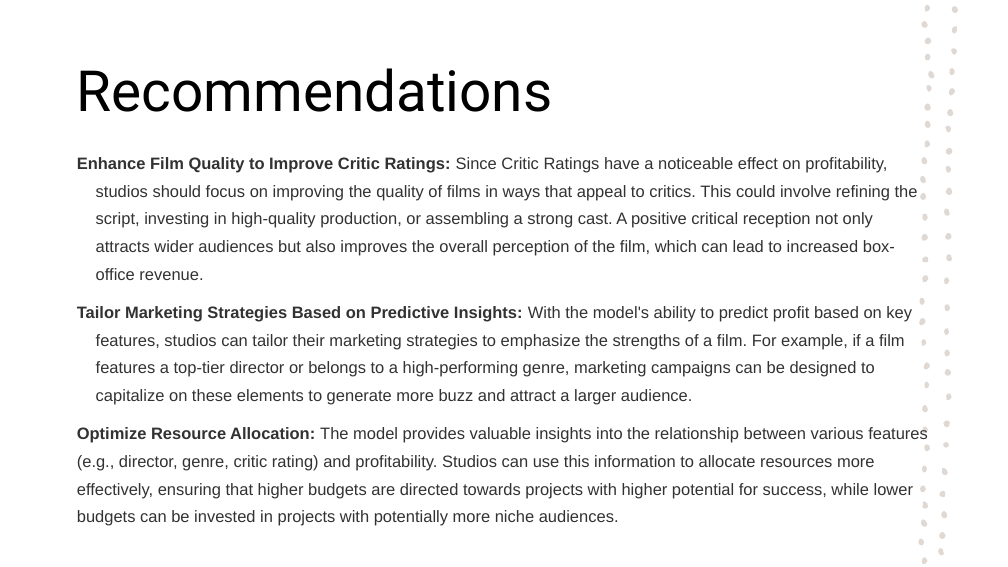
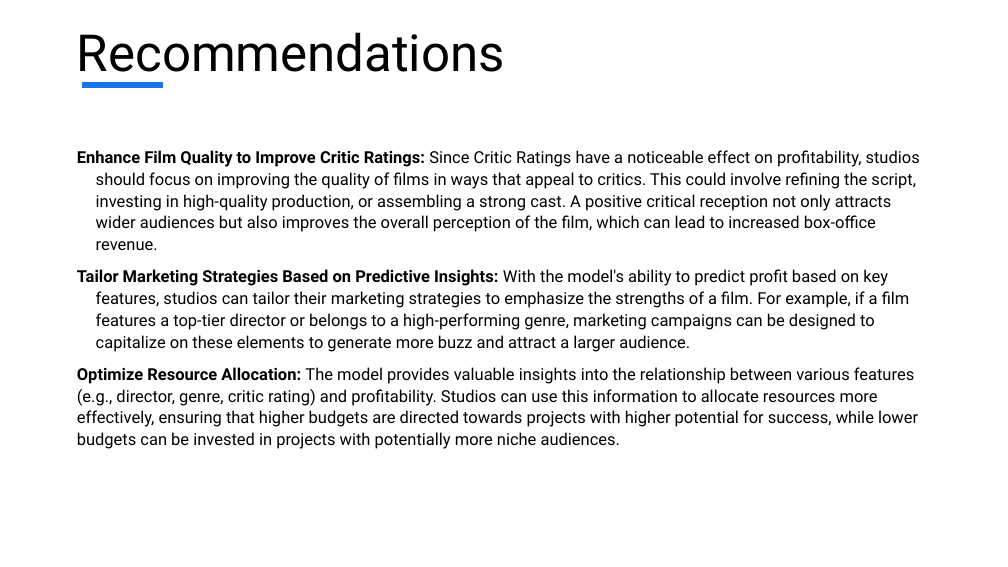
Before and after one commit to Rodgerdev/movies_data_project, a slide deck: slide 16 of Power point presentation/Box_Office_Trend_Analysis.pptx. Drawn at 1008x567 pixels with LibreOffice and Linux fonts; fonts in the diff are those of the drawing. Boxes give left, top, right and bottom in pixels: in the first picture for what was removed or moved away, otherwise in the second. Text is boxed around its words. In the diff, an @@ line names an element or a change of style, - is before the commit and + after.

```diff
--- a/Power point presentation/Box_Office_Trend_Analysis.pptx
+++ b/Power point presentation/Box_Office_Trend_Analysis.pptx
@@ title "Recommendations": place and size @@
-title "Recommendations" at bbox=[77, 68, 553, 112]
+title "Recommendations" at bbox=[77, 32, 505, 83]
@@ title "Recommendations" at bbox=[77, 32, 505, 83]: size 54 to 48.6 pt; vertical alignment middle to top @@
@@ line added from (82, 85) to (163, 85), #1973EB 6 pt @@
@@ text "Enhance Film Quality to Improve ..." at bbox=[77, 150, 920, 449]: font Arial to Roboto, text colour #323232 to #000000; line spacing 1.4 to 1.1 @@
@@ group removed at bbox=[918, 2, 959, 565]: 57 freeform shapes @@
```
Also in this commit, not shown: 20 other slides changed, 2 other files.
